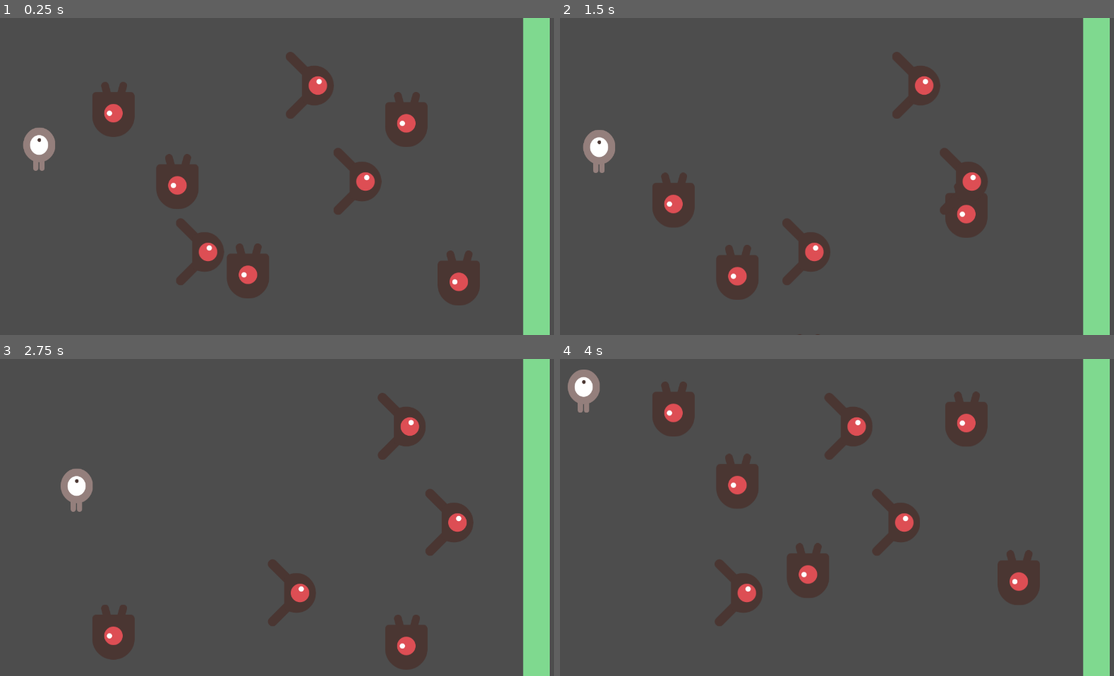
Above: before the commit, frames 1-4 (two rows, left to right).
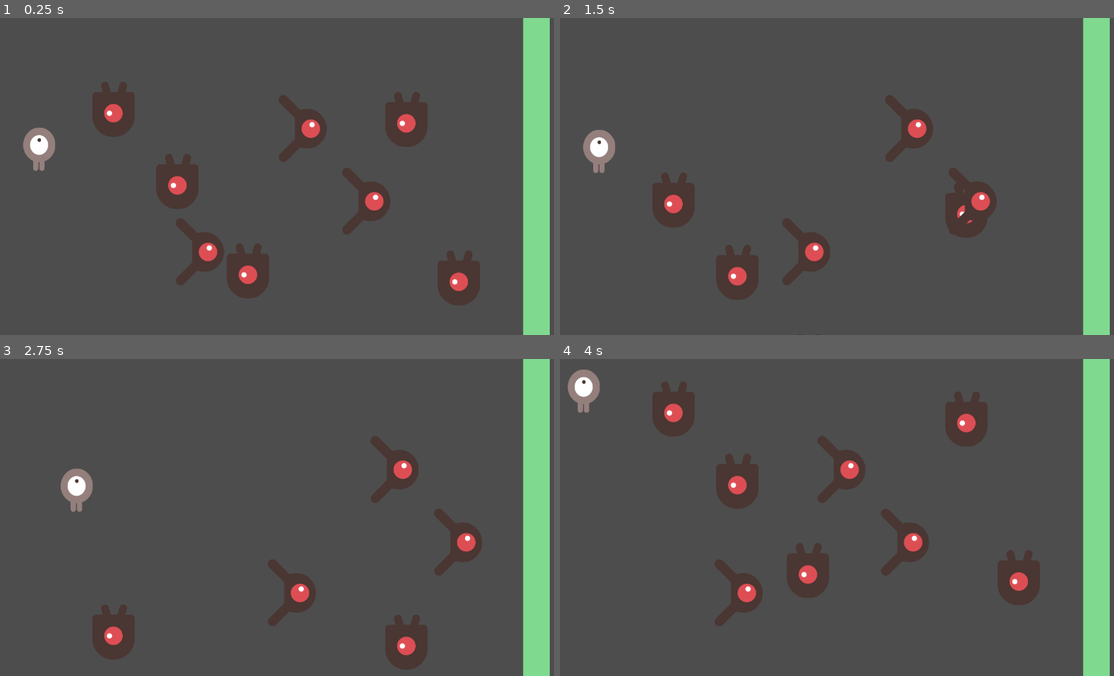
Above: after the commit, the same moments.

Repository: ralphmarondev/TinyDodger
Game: Godot game, scene res://stages/level1/level1.tscn
The game is run twice, just before and just after one commit, with the same random seed, the same clock (stepped at 60 frames per second) and the same inputs.
Inputs:
- Up to frame 1 (0.25 s): no input
- Up to frame 2 (1.5 s): hold Right (move_right) 0.53-1.28 s; hold S (move_down) from 1.28 s (still down)
- Up to frame 3 (2.75 s): release S (move_down) at 2.03 s; hold Right (move_right) from 2.03 s (still down)
- Up to frame 4 (4 s): release Right (move_right) at 2.78 s; hold Up (move_up) 2.78-3.53 s; hold A (move_left) from 3.53 s (still down)

The runs differ from the first frame. In frame 1, 2.7% of the frame differs, in the area x 50-71%, y 10-69%; in frame 2, 2.4%; in frame 3, 2.7%, in the area x 66-88%, y 10-69%; in frame 4, 2.7%.

Commit message:
add you win label

Diff:
--- a/stages/level1/level1.gd
+++ b/stages/level1/level1.gd
@@ -4,3 +4,4 @@
 	if body is Player:
 		print("You win!")
 		body.queue_free()
+		$Label.visible = true
--- a/stages/level1/level1.tscn
+++ b/stages/level1/level1.tscn
@@ -11,6 +11,9 @@
 
 [sub_resource type="RectangleShape2D" id="RectangleShape2D_2p4ms"]
 size = Vector2(742.9884, 29.783836)
+
+[sub_resource type="LabelSettings" id="LabelSettings_kls58"]
+font_size = 120
 
 [node name="Game" type="Node2D" unique_id=669624063]
 script = ExtResource("1_c1s1n")
@@ -71,10 +74,10 @@
 position = Vector2(418, 531)
 
 [node name="YellowEnemy2" parent="Enemies" unique_id=1911356139 instance=ExtResource("3_03qmw")]
-position = Vector2(667, 153)
+position = Vector2(651, 251)
 
 [node name="YellowEnemy3" parent="Enemies" unique_id=1468484769 instance=ExtResource("3_03qmw")]
-position = Vector2(775, 371)
+position = Vector2(795, 416)
 
 [node name="WinArea" parent="." unique_id=39225989 instance=ExtResource("4_kls58")]
 position = Vector2(1206, -1)
@@ -82,4 +85,13 @@
 [node name="Player" parent="." unique_id=1585690599 instance=ExtResource("4_sfqmh")]
 position = Vector2(100, 300)
 
+[node name="Label" type="Label" parent="." unique_id=2126411318]
+visible = false
+offset_left = 384.0
+offset_top = 18.0
+offset_right = 859.0
+offset_bottom = 183.0
+text = "You Win"
+label_settings = SubResource("LabelSettings_kls58")
+
 [connection signal="body_entered" from="WinArea" to="." method="_on_win_area_body_entered"]
